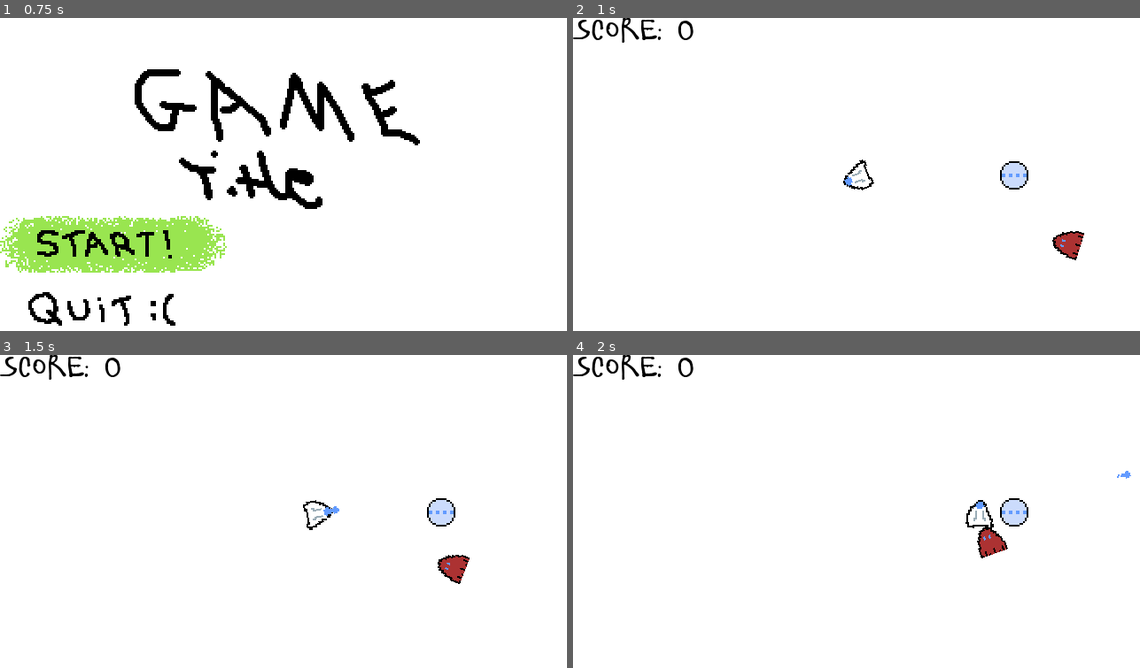
Above: before the commit, frames 1-4 (two rows, left to right).
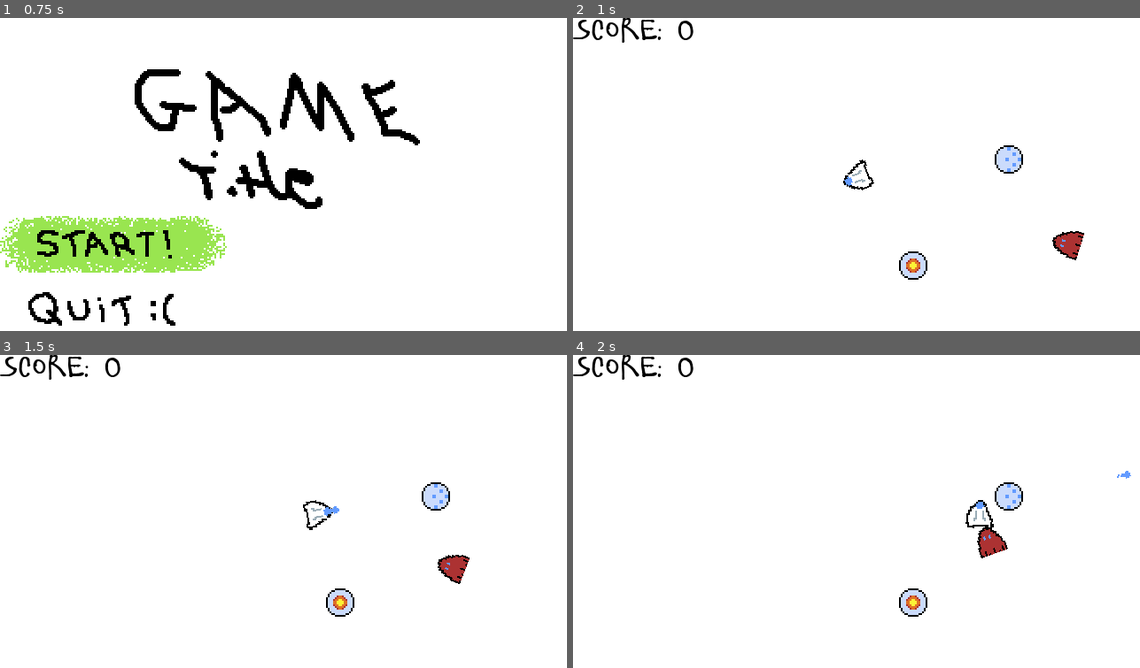
Above: after the commit, the same moments.

Repository: qbradq/gwj44
Game: Godot game, scene res://Scenes/Menu.tscn
Same seed, same stepped clock (60 frames per second), same inputs: the game is played once before the commit and once after it.
Inputs (mouse positions are in pixels of both pictures, inside the frame that each line leads up to):
- Up to frame 1 (0.75 s): click (113, 243) at 0.5 s
- Up to frame 2 (1 s): no input
- Up to frame 3 (1.5 s): move the mouse to (408, 498) at 1.27 s; hold Right (ui_right) from 1.28 s (still down); click (408, 498) at 1.42 s
- Up to frame 4 (2 s): keep holding Right (ui_right)

Frame 1 is identical in both runs. In frame 2, 0.9% of the frame differs, in the area x 57-81%, y 40-84%; in frame 3, 0.9%; in frame 4, 0.9%.

Commit message:
Added Spread and Flame guns

Diff:
--- a/Scenes/Enemy/Enemy.gd
+++ b/Scenes/Enemy/Enemy.gd
@@ -6,7 +6,9 @@
 export var drop_chance:float = 5.0
 
 var powerups = [
-	load("res://Scenes/PowerUp/PowerUp.tscn")
+	load("res://Scenes/PowerUp/Rapid.tscn"),
+	load("res://Scenes/PowerUp/Spread.tscn"),
+	load("res://Scenes/PowerUp/FlameThrower.tscn")
 ]
 
 var velocity:Vector2
--- /dev/null
+++ b/Scenes/Gun/FlameThrower.tscn
@@ -0,0 +1,9 @@
+[gd_scene load_steps=3 format=2]
+
+[ext_resource path="res://Scenes/Gun/Gun.tscn" type="PackedScene" id=1]
+[ext_resource path="res://Scenes/Player/Flame.tscn" type="PackedScene" id=2]
+
+[node name="Gun" instance=ExtResource( 1 )]
+bullet_scene = ExtResource( 2 )
+shot_cooldown_time = 0.05
+ammo = 250
--- a/Scenes/Gun/Gun.gd
+++ b/Scenes/Gun/Gun.gd
@@ -1,7 +1,6 @@
 extends Node2D
 
-var bullet_scene:PackedScene = preload("res://Scenes/Player/PlayerBullet.tscn")
-
+export var bullet_scene:PackedScene = preload("res://Scenes/Player/PlayerBullet.tscn")
 export var shot_cooldown_time:float = 0.25
 export var ammo:int = 100
 export var infinite_ammo:bool = false
@@ -21,6 +20,9 @@
 	if not infinite_ammo:
 		ammo -= 1
 	$FireAudio.play()
+	fire_projectile()
+
+func fire_projectile():
 	var bullet = bullet_scene.instance()
 	bullet.global_transform = global_transform
 	get_parent().get_parent().add_child(bullet)
--- /dev/null
+++ b/Scenes/Gun/Spread.gd
@@ -0,0 +1,24 @@
+extends "res://Scenes/Gun/Gun.gd"
+
+func fire_projectile():
+	var b:Area2D
+	b = bullet_scene.instance()
+	b.global_transform = global_transform
+	b.global_rotation_degrees += 0.0
+	get_parent().get_parent().add_child(b)
+	b = bullet_scene.instance()
+	b.global_transform = global_transform
+	b.global_rotation_degrees += 15.0
+	get_parent().get_parent().add_child(b)
+	b = bullet_scene.instance()
+	b.global_transform = global_transform
+	b.global_rotation_degrees += 30.0
+	get_parent().get_parent().add_child(b)
+	b = bullet_scene.instance()
+	b.global_transform = global_transform
+	b.global_rotation_degrees -= 15.0
+	get_parent().get_parent().add_child(b)
+	b = bullet_scene.instance()
+	b.global_transform = global_transform
+	b.global_rotation_degrees -= 30.0
+	get_parent().get_parent().add_child(b)
--- /dev/null
+++ b/Scenes/Gun/Spread.tscn
@@ -0,0 +1,7 @@
+[gd_scene load_steps=3 format=2]
+
+[ext_resource path="res://Scenes/Gun/Gun.tscn" type="PackedScene" id=1]
+[ext_resource path="res://Scenes/Gun/Spread.gd" type="Script" id=2]
+
+[node name="Gun" instance=ExtResource( 1 )]
+script = ExtResource( 2 )
--- a/Scenes/Level/Level.tscn
+++ b/Scenes/Level/Level.tscn
@@ -1,11 +1,12 @@
-[gd_scene load_steps=7 format=2]
+[gd_scene load_steps=8 format=2]
 
 [ext_resource path="res://Scenes/Player/Player.tscn" type="PackedScene" id=1]
 [ext_resource path="res://Scenes/Enemy/Bugoid.tscn" type="PackedScene" id=2]
 [ext_resource path="res://Scenes/Level/Spawner.tscn" type="PackedScene" id=3]
 [ext_resource path="res://Scenes/Level/Level.gd" type="Script" id=4]
-[ext_resource path="res://Scenes/PowerUp/PowerUp.tscn" type="PackedScene" id=5]
+[ext_resource path="res://Scenes/PowerUp/Spread.tscn" type="PackedScene" id=5]
 [ext_resource path="res://Fonts/Score.tres" type="DynamicFont" id=6]
+[ext_resource path="res://Scenes/PowerUp/FlameThrower.tscn" type="PackedScene" id=7]
 
 [node name="Level" type="Node2D"]
 script = ExtResource( 4 )
@@ -23,9 +24,6 @@
 [node name="Enemy" parent="." instance=ExtResource( 2 )]
 position = Vector2( 285, 129 )
 
-[node name="PowerUp" parent="." instance=ExtResource( 5 )]
-position = Vector2( 249, 89 )
-
 [node name="ScoreLabel" type="Label" parent="."]
 margin_right = 40.0
 margin_bottom = 14.0
@@ -33,4 +31,10 @@
 custom_fonts/font = ExtResource( 6 )
 text = "SCORE: 1337"
 
+[node name="PowerUp2" parent="." instance=ExtResource( 5 )]
+position = Vector2( 246, 80 )
+
+[node name="PowerUp" parent="." instance=ExtResource( 7 )]
+position = Vector2( 192, 140 )
+
 [connection signal="timeout" from="AfterDeathTimer" to="." method="_on_AfterDeathTimer_timeout"]
--- /dev/null
+++ b/Scenes/Player/Flame.gd
@@ -0,0 +1,18 @@
+extends Area2D
+
+var speed:float = 100.0
+var ttl:float = 1.0
+
+func _physics_process(delta):
+	position += Vector2.RIGHT.rotated(rotation) * delta * speed
+	ttl -= delta
+	$Sprite.scale = Vector2.ONE * (3.0 - ttl * 2.0)
+	$CollisionShape2D.scale = Vector2.ONE * (3.0 - ttl * 2.0)
+	if ttl <= 0.0:
+		queue_free()
+
+func _on_PlayerBullet_area_entered(area):
+	if area.is_in_group("enemy"):
+		get_parent().add_score(1)
+		area.die()
+		queue_free()
--- /dev/null
+++ b/Scenes/Player/Flame.tscn
@@ -0,0 +1,18 @@
+[gd_scene load_steps=4 format=2]
+
+[ext_resource path="res://Scenes/Player/Flame.gd" type="Script" id=1]
+[ext_resource path="res://Art/Player/fire.png" type="Texture" id=2]
+
+[sub_resource type="CircleShape2D" id=1]
+radius = 4.0
+
+[node name="Flame" type="Area2D"]
+script = ExtResource( 1 )
+
+[node name="Sprite" type="Sprite" parent="."]
+texture = ExtResource( 2 )
+
+[node name="CollisionShape2D" type="CollisionShape2D" parent="."]
+shape = SubResource( 1 )
+
+[connection signal="area_entered" from="." to="." method="_on_PlayerBullet_area_entered"]
--- /dev/null
+++ b/Scenes/PowerUp/FlameThrower.tscn
@@ -0,0 +1,11 @@
+[gd_scene load_steps=4 format=2]
+
+[ext_resource path="res://Scenes/PowerUp/PowerUp.tscn" type="PackedScene" id=1]
+[ext_resource path="res://Scenes/Gun/FlameThrower.tscn" type="PackedScene" id=2]
+[ext_resource path="res://Art/PowerUp/flamethrower.png" type="Texture" id=3]
+
+[node name="PowerUp" instance=ExtResource( 1 )]
+gun_scene = ExtResource( 2 )
+
+[node name="Sprite" parent="." index="0"]
+texture = ExtResource( 3 )
--- /dev/null
+++ b/Scenes/PowerUp/Rapid.tscn
@@ -0,0 +1,7 @@
+[gd_scene load_steps=3 format=2]
+
+[ext_resource path="res://Scenes/Gun/Rapid.tscn" type="PackedScene" id=1]
+[ext_resource path="res://Scenes/PowerUp/PowerUp.tscn" type="PackedScene" id=2]
+
+[node name="PowerUp" instance=ExtResource( 2 )]
+gun_scene = ExtResource( 1 )
--- /dev/null
+++ b/Scenes/PowerUp/Spread.tscn
@@ -0,0 +1,11 @@
+[gd_scene load_steps=4 format=2]
+
+[ext_resource path="res://Scenes/PowerUp/PowerUp.tscn" type="PackedScene" id=1]
+[ext_resource path="res://Art/PowerUp/spread.png" type="Texture" id=2]
+[ext_resource path="res://Scenes/Gun/Spread.tscn" type="PackedScene" id=3]
+
+[node name="PowerUp" instance=ExtResource( 1 )]
+gun_scene = ExtResource( 3 )
+
+[node name="Sprite" parent="." index="0"]
+texture = ExtResource( 2 )
Binary file added: Art/Player/fire.png
Not shown, added: Art/Player/fire.png.import
Binary file added: Art/PowerUp/flamethrower.png
Not shown, added: Art/PowerUp/flamethrower.png.import
Binary file added: Art/PowerUp/spread.png
Not shown, added: Art/PowerUp/spread.png.import
